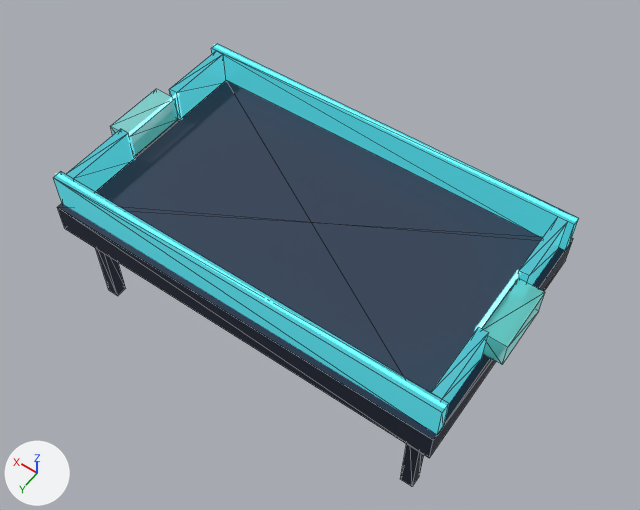
Renders of the glTF model assets/tables/circuit/fuzeball_table_circuit.glb from each side of a commit.
Camera for both pictures: a 50 mm camera at (-99.5, 135.0, 199.0) aimed at (-2.4, -1.0, -14.7). Every picture has the same lights, and +X, +Y and +Z are marked at lower left. The picture after the commit comes second. Mesh edges are drawn as thin lines on the coarser meshes. Vertices at exactly the same position are counted once.

Names of what the first picture shows: 'field', 'goal_net_left', 'goal_net_right', 'led_strip_far', 'led_strip_near', 'table_base', 'wall_end_l_far', 'wall_end_l_near', 'wall_end_r_far', 'wall_end_r_near', 'wall_side_far', 'wall_side_near' and 4 more.
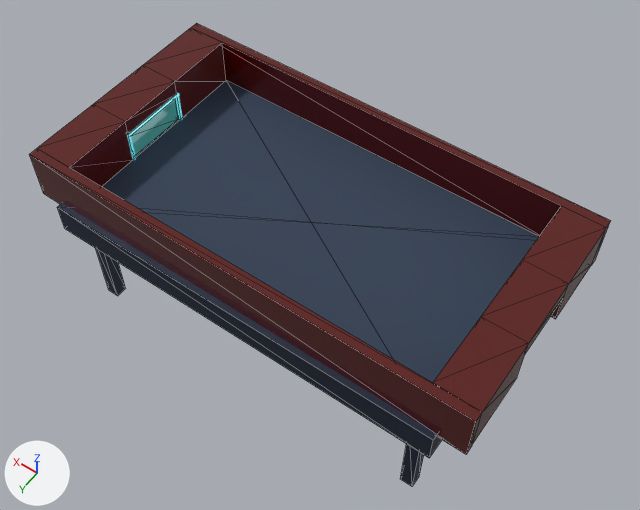
Commit message: added circuit table; tweaks to ai

Location of each change, [x1, y1, x2, y2] in pixels of the pictures (640 x 510 px):
'wall_side_far', surface changed, reshaped (14% wider, 16% taller): before [53, 172, 449, 435]; after [29, 149, 482, 454]
'wall_side_near', surface changed, reshaped (14% wider, 17% taller): before [211, 44, 579, 250]; after [191, 23, 611, 264]
'wall_end_l_far.001', added (brown): after [433, 317, 529, 443]
'wall_end_r_far.001', added (brown): after [37, 104, 133, 187]
'wall_end_l_near.001', added (brown): after [522, 206, 606, 319]
'goal_frame_header_l.001', added (brown): after [481, 260, 568, 354]
'wall_end_r_near.001', added (brown): after [144, 28, 226, 118]
'goal_frame_header_r.001', added (brown): after [94, 65, 177, 134]
'wall_end_r_far', deleted: before [66, 129, 133, 192]
'wall_end_r_near', deleted: before [169, 51, 226, 118]
'wall_end_l_far', deleted: before [431, 327, 488, 403]
'wall_end_l_near', deleted: before [519, 217, 567, 285]
'goal_net_left', unchanged, covered by the edit: before [482, 278, 545, 365]
'led_strip_far', unchanged, covered by the edit: before [56, 173, 447, 409]

Edits to the bpy script that builds the scene:
```text
Change mat_shell_wall:
    remove # nodes: BsdfPrincipled, OutputMaterial
    remove # colours: dark blue #384559, cyan #42b6bf
    nodes: BsdfPrincipled, Math, OutputMaterial, SeparateColor x2, TexImage x2
    colours: dark red #590700
    uses the picture img_jul_12__2026__09_16_53_pm
    uses the picture img_jul_12__2026__09_16_53_pm_001
Change me_wall_side_far:
    remove me_wall_side_far.from_pydata(...)  # 8 vertices, 12 faces; spans x -65.0..65.0, y 34.0..37.0, z -1.0..11.0
    add me_wall_side_far.from_pydata(...)  # 8 vertices, 12 faces; spans x -73.3..73.3, y 34.0..37.0, z -1.4..15.6
    me_wall_side_far part 1
    me_wall_side_far.vertices[0].co: (-65.0, 34.0, -1.0) -> (-73.3, 34.0, -1.4)  # pixel (443, 426) -> pixel (472, 445)
    me_wall_side_far.vertices[1].co: (-65.0, 34.0, 11.0) -> (-73.3, 34.0, 15.6)  # pixel (448, 403) -> pixel (482, 412)
    me_wall_side_far.vertices[2].co: (-65.0, 37.0, -1.0) -> (-73.3, 37.0, -1.4)  # pixel (437, 435) -> pixel (466, 454)
    me_wall_side_far.vertices[3].co: (-65.0, 37.0, 11.0) -> (-73.3, 37.0, 15.6)  # pixel (442, 412) -> pixel (475, 421)
    me_wall_side_far.vertices[4].co: (65.0, 34.0, -1.0) -> (73.3, 34.0, -1.4)
    me_wall_side_far.vertices[5].co: (65.0, 34.0, 11.0) -> (73.3, 34.0, 15.6)  # pixel (60, 171) -> pixel (36, 148)
    me_wall_side_far.vertices[6].co: (65.0, 37.0, -1.0) -> (73.3, 37.0, -1.4)  # not seen -> pixel (43, 193)
    me_wall_side_far.vertices[7].co: (65.0, 37.0, 11.0) -> (73.3, 37.0, 15.6)  # pixel (53, 177) -> pixel (29, 154)
Change me_wall_side_near:
    remove me_wall_side_near.from_pydata(...)  # 8 vertices, 12 faces; spans x -65.0..65.0, y -37.0..-34.0, z -1.0..11.0
    add me_wall_side_near.from_pydata(...)  # 8 vertices, 12 faces; spans x -73.3..73.3, y -37.0..-34.0, z -1.4..15.6
    me_wall_side_near part 2
    me_wall_side_near.vertices[0].co: (-65.0, -37.0, -1.0) -> (-73.3, -37.0, -1.4)  # pixel (569, 245) -> pixel (595, 259)
    me_wall_side_near.vertices[1].co: (-65.0, -37.0, 11.0) -> (-73.3, -37.0, 15.6)  # pixel (578, 218) -> pixel (610, 220)
    me_wall_side_near.vertices[2].co: (-65.0, -34.0, -1.0) -> (-73.3, -34.0, -1.4)  # pixel (564, 251) -> pixel (591, 265)
    me_wall_side_near.vertices[3].co: (-65.0, -34.0, 11.0) -> (-73.3, -34.0, 15.6)  # pixel (574, 224) -> pixel (606, 227)
    me_wall_side_near.vertices[4].co: (65.0, -37.0, -1.0) -> (73.3, -37.0, -1.4)
    me_wall_side_near.vertices[5].co: (65.0, -37.0, 11.0) -> (73.3, -37.0, 15.6)  # pixel (217, 43) -> pixel (196, 23)
    me_wall_side_near.vertices[6].co: (65.0, -34.0, -1.0) -> (73.3, -34.0, -1.4)
    me_wall_side_near.vertices[7].co: (65.0, -34.0, 11.0) -> (73.3, -34.0, 15.6)  # pixel (211, 48) -> pixel (190, 27)
Remove ob_wall_end_l_far:
    ob_wall_end_l_far = bpy.data.objects.new('wall_end_l_far', me_wall_end_l_far)
Remove ob_wall_end_l_near:
    ob_wall_end_l_near = bpy.data.objects.new('wall_end_l_near', me_wall_end_l_near)
Remove ob_wall_end_r_far:
    ob_wall_end_r_far = bpy.data.objects.new('wall_end_r_far', me_wall_end_r_far)
Remove ob_wall_end_r_near:
    ob_wall_end_r_near = bpy.data.objects.new('wall_end_r_near', me_wall_end_r_near)
Add ob_wall_end_r_near_001:
    ob_wall_end_r_near_001 = bpy.data.objects.new('wall_end_r_near.001', me_wall_end_r_near_001)  # a box spanning x 60.0..73.3, y -34.0..-11.0, z -0.6..15.6
    ob_wall_end_r_near_001.location = (0.0, 0.0, 0.0)
Add ob_wall_end_r_far_001:
    ob_wall_end_r_far_001 = bpy.data.objects.new('wall_end_r_far.001', me_wall_end_r_far_001)  # a box spanning x 60.0..73.3, y 11.0..34.0, z -0.6..15.6
    ob_wall_end_r_far_001.location = (0.0, 0.0, 0.0)
Add ob_wall_end_l_near_001:
    ob_wall_end_l_near_001 = bpy.data.objects.new('wall_end_l_near.001', me_wall_end_l_near_001)  # a box spanning x -73.3..-60.0, y -34.0..-11.0, z -0.6..15.6
    ob_wall_end_l_near_001.location = (0.0, 0.0, 0.0)
Add ob_wall_end_l_far_001:
    ob_wall_end_l_far_001 = bpy.data.objects.new('wall_end_l_far.001', me_wall_end_l_far_001)  # a box spanning x -73.3..-60.0, y 11.0..34.0, z -0.6..15.6
    ob_wall_end_l_far_001.location = (0.0, 0.0, 0.0)
Add ob_goal_frame_header_r_001:
    ob_goal_frame_header_r_001 = bpy.data.objects.new('goal_frame_header_r.001', me_goal_frame_header_r_001)  # a box spanning x 60.0..73.3, y -11.0..11.0, z 10.4..15.6
    ob_goal_frame_header_r_001.location = (0.0, 0.0, 0.0)
Add ob_goal_frame_header_l_001:
    ob_goal_frame_header_l_001 = bpy.data.objects.new('goal_frame_header_l.001', me_goal_frame_header_l_001)  # a box spanning x -73.3..-60.0, y -11.0..11.0, z 10.4..15.6
    ob_goal_frame_header_l_001.location = (0.0, 0.0, 0.0)
```
